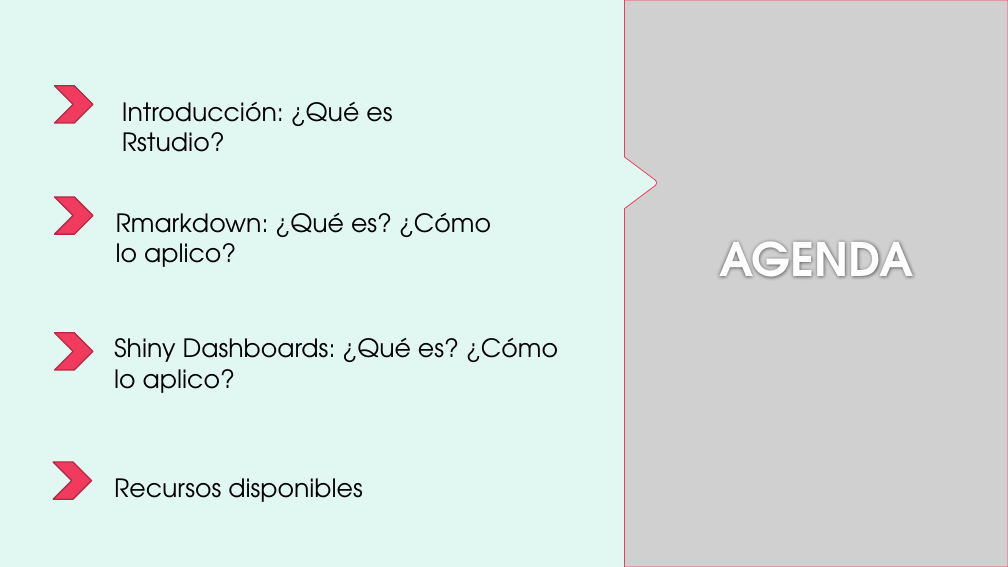
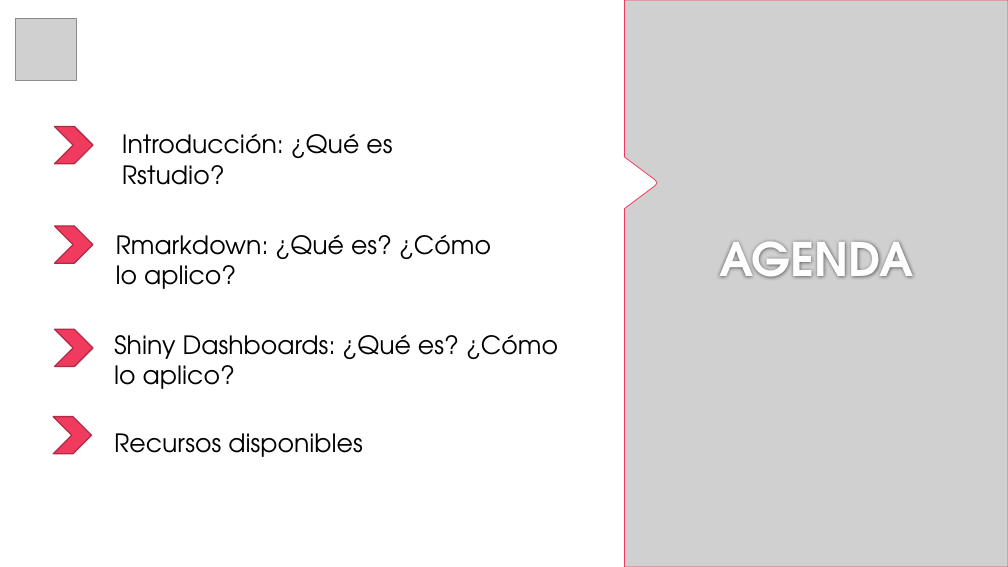
Before and after one commit to mcag2099/Taller_IEEE_Siendo_Creativos_R, a slide deck: slide 3 of Ppt_rmarkdown_shiny.pptx. Drawn at 1008x567 pixels with LibreOffice and Linux fonts; fonts in the diff are those of the drawing; grey boxes stand for pictures; background and template pictures are left out. Boxes give left, top, right and bottom in pixels: in the first picture for what was removed or moved away, otherwise in the second. Text is boxed around its words. In the diff, an @@ line names an element or a change of style, - is before the commit and + after.

```diff
--- a/Ppt_rmarkdown_shiny.pptx
+++ b/Ppt_rmarkdown_shiny.pptx
@@ background #E1F7F1 to #FFFFFF @@
@@ picture added at box(15, 18, 76, 80) @@
@@ chevron: place and size @@
-chevron at box(54, 85, 93, 123)
+chevron at box(54, 126, 93, 163)
@@ text "Introducción: ¿Qué es Rstudio?": place and size @@
-text "Introducción: ¿Qué es Rstudio?" at box(122, 102, 392, 152)
+text "Introducción: ¿Qué es Rstudio?" at box(122, 134, 392, 185)
@@ chevron: place and size @@
-chevron at box(54, 197, 93, 234)
+chevron at box(54, 226, 93, 263)
@@ text "Rmarkdown: ¿Qué es? ¿Cómo lo ...": place and size @@
-text "Rmarkdown: ¿Qué es? ¿Cómo lo ..." at box(116, 213, 491, 267)
+text "Rmarkdown: ¿Qué es? ¿Cómo lo ..." at box(116, 235, 491, 289)
@@ text "Shiny Dashboards: ¿Qué es? ¿Cómo ...": place and size @@
-text "Shiny Dashboards: ¿Qué es? ¿Cómo ..." at box(114, 338, 558, 393)
+text "Shiny Dashboards: ¿Qué es? ¿Cómo ..." at box(114, 335, 558, 389)
@@ chevron: place and size @@
-chevron at box(53, 462, 91, 499)
+chevron at box(53, 417, 91, 454)
@@ text "Recursos disponibles": place and size @@
-text "Recursos disponibles" at box(114, 478, 363, 502)
+text "Recursos disponibles" at box(114, 433, 363, 457)
```
Also in this commit, not shown: 11 other slides changed, 3 slides added, 1 slide removed, 6 other files.
